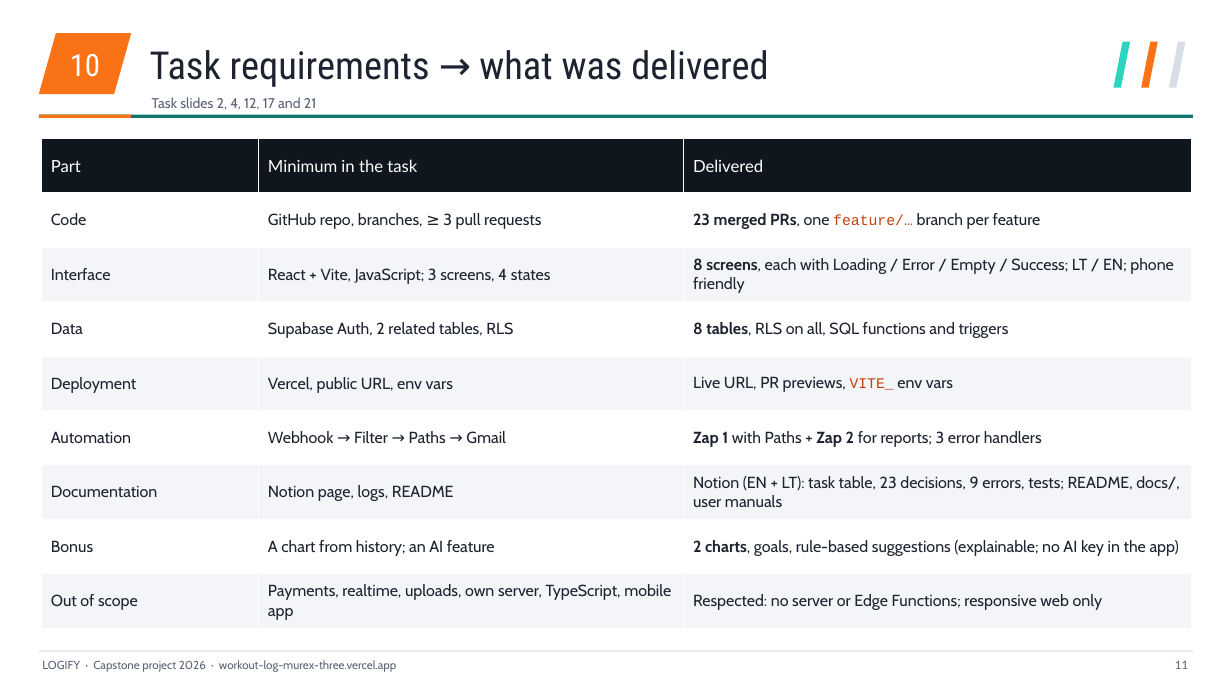
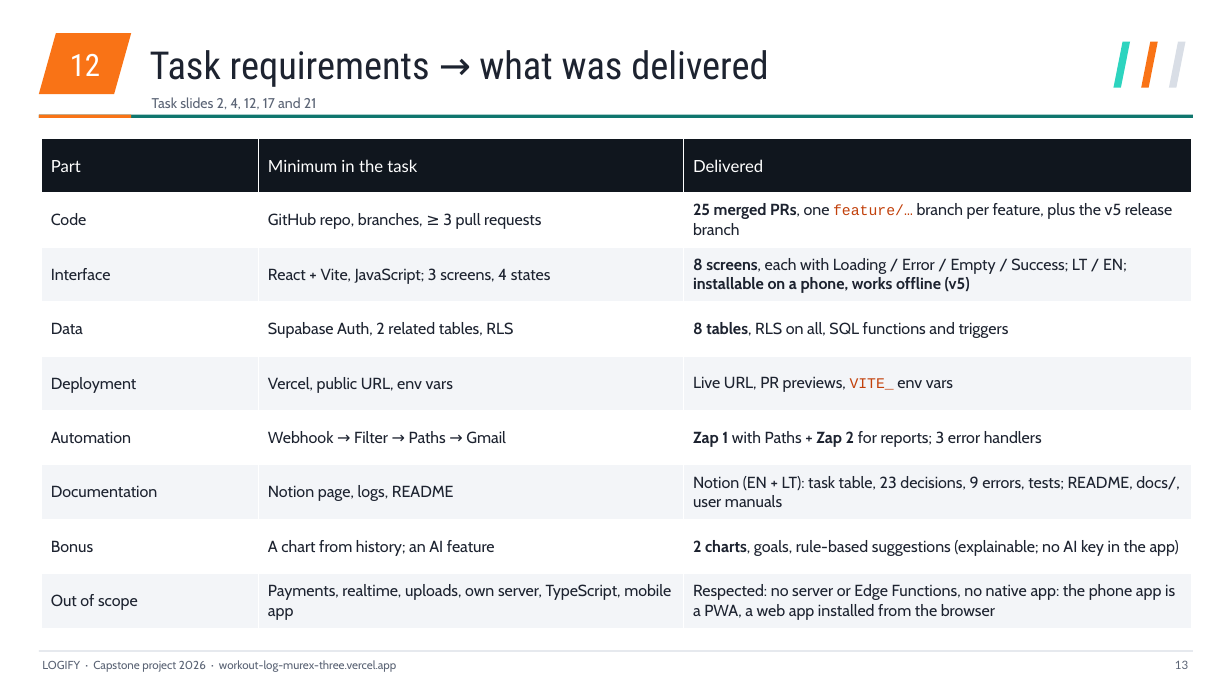
Before and after one commit to mse1987319-png/workout-log, a slide deck: slide 13 of _task/results/Logify_EN.pptx (slide 11 before the commit). Drawn at 1232x693 pixels with LibreOffice and Linux fonts; fonts in the diff are those of the drawing. Boxes give left, top, right and bottom in pixels: in the first picture for what was removed or moved away, otherwise in the second. Text is boxed around its words. In the diff, an @@ line names an element or a change of style, - is before the commit and + after.

```diff
--- a/_task/results/Logify_EN.pptx
+++ b/_task/results/Logify_EN.pptx
@@ text at <box>70,53,100,76</box>: text changed @@
-10
+12
@@ table at <box>42,139,1192,628</box> @@
-row 2, column 3: 23 merged PRs, one feature/… branch per feature
+row 2, column 3: 25 merged PRs, one feature/… branch per feature, plus the v5 release branch
-row 3, column 3: 8 screens, each with Loading / Error / Empty / Success; LT / EN; phone friendly
+row 3, column 3: 8 screens, each with Loading / Error / Empty / Success; LT / EN; installable on a phone, works offline (v5)
-row 9, column 3: Respected: no server or Edge Functions; responsive web only
+row 9, column 3: Respected: no server or Edge Functions, no native app: the phone app is a PWA, a web app installed from the browser
@@ text at <box>1175,660,1188,669</box>: text changed @@
-11
+13
```
Also in this commit, not shown: 34 other slides changed, 8 slides added, 2 other files.
